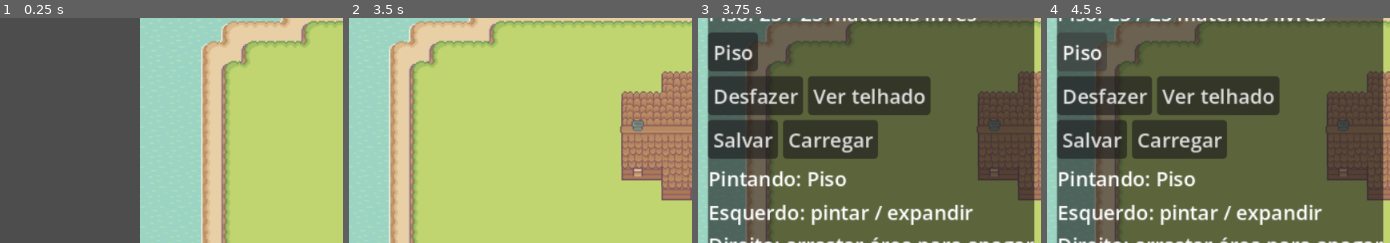
Above: before the commit, frames 1-4 (left to right).
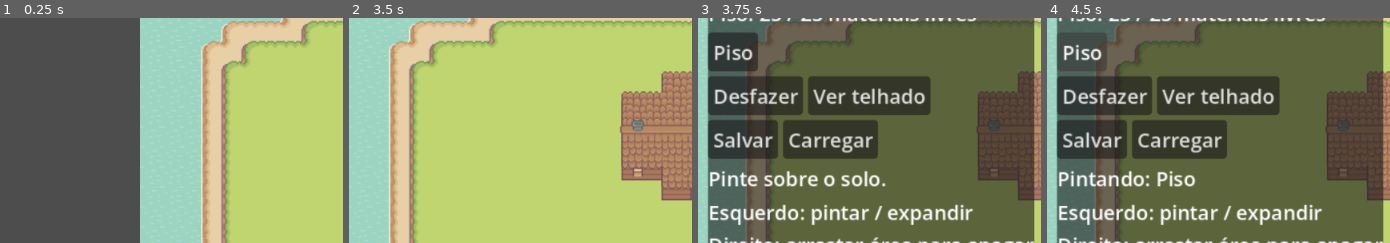
Above: after the commit, the same moments.

Repository: HelioConde/Slime-Harvest
Game: Godot game, scene res://scenes/world/world2.tscn
Two runs of this game, one before a commit and one after it. Both use one fixed random seed, a clock stepped at 60 frames per second and the inputs below. This scene is started directly instead of the project's main scene.
Inputs (mouse positions are % of the whole screen's width and height, from its top left):
- Up to frame 1 (0.25 s): no input
- Up to frame 2 (3.5 s): tap Enter at 0.5 s; move the mouse to (84, 45) at 0.52 s; hold D (move_right) 0.53-1.25 s; tap E (interact) at 0.6 s; click (84, 45) at 0.67 s; drag from (35, 55) to (52, 70) at 1.27 s; tap Space at 2 s; move the mouse to (70, 28) at 2.02 s; hold D (move_right) 2.03-2.75 s; tap F (use_tool) at 2.1 s; drag from (52, 70) to (23, 35) at 2.77 s
- Up to frame 3 (3.75 s): tap Enter at 3.5 s; move the mouse to (93, 65) at 3.52 s; hold A (move_left) from 3.53 s (still down); tap B at 3.6 s
- Up to frame 4 (4.5 s): release A (move_left) at 4.25 s; click "Piso" at 4.25 s
The pictures show only the part of the screen within x 0-50%, y 14-64%; the shares and areas given below are measured in that part.

Frames 1-2 are identical in both runs. In frame 3, 1.5% of the frame differs, in the area x 14-55%, y 68-76%; in frame 4, nothing differs.

Commit message:
Reconhece fechamento do pátio atrás de faixa de piso e mostra motivo do bloqueio

Diff:
--- a/scripts/building/house_builder.gd
+++ b/scripts/building/house_builder.gd
@@ -236,6 +236,8 @@
 	var selected := _selected_cells()
 	var reason := _add_reason(cursor)
 	ghost.modulate = Color(1, 1, 1, 0.6) if reason.is_empty() else Color(1, 0.3, 0.3, 0.6)
+	if not over_panel and not reason.is_empty():
+		status.text = reason
 	var button := 1 if Input.is_mouse_button_pressed(MOUSE_BUTTON_LEFT) else 2 if Input.is_mouse_button_pressed(MOUSE_BUTTON_RIGHT) else 0
 	if button == 0 or over_panel:
 		last_button = 0
@@ -396,16 +398,16 @@
 	if not patios.has(seed):
 		var found: bool = false
 		if wall_cells.has(cell):
-			for direction in DIRECTIONS:
-				if patios.has(cell + direction):
-					seed = cell + direction
-					found = true
-					break
-				var between: Vector2i = cell + direction
-				var inside: Vector2i = cell + direction * 2
-				if not footprint.has(between) and wall_cells.has(between) and patios.has(inside):
-					seed = inside
-					found = true
+			# An outer-wall click may be separated from the courtyard by room flooring.
+			# Select the nearest courtyard along a cardinal ray, within three cells.
+			for step in range(1, 4):
+				for direction in DIRECTIONS:
+					var inside: Vector2i = cell + direction * step
+					if patios.has(inside):
+						seed = inside
+						found = true
+						break
+				if found:
 					break
 		if not found:
 			return addition
